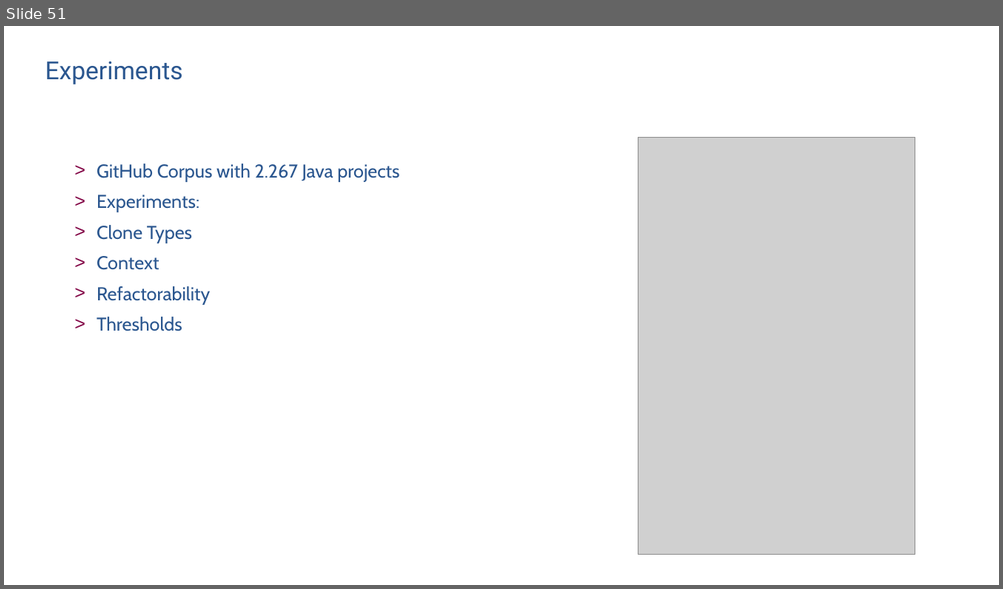
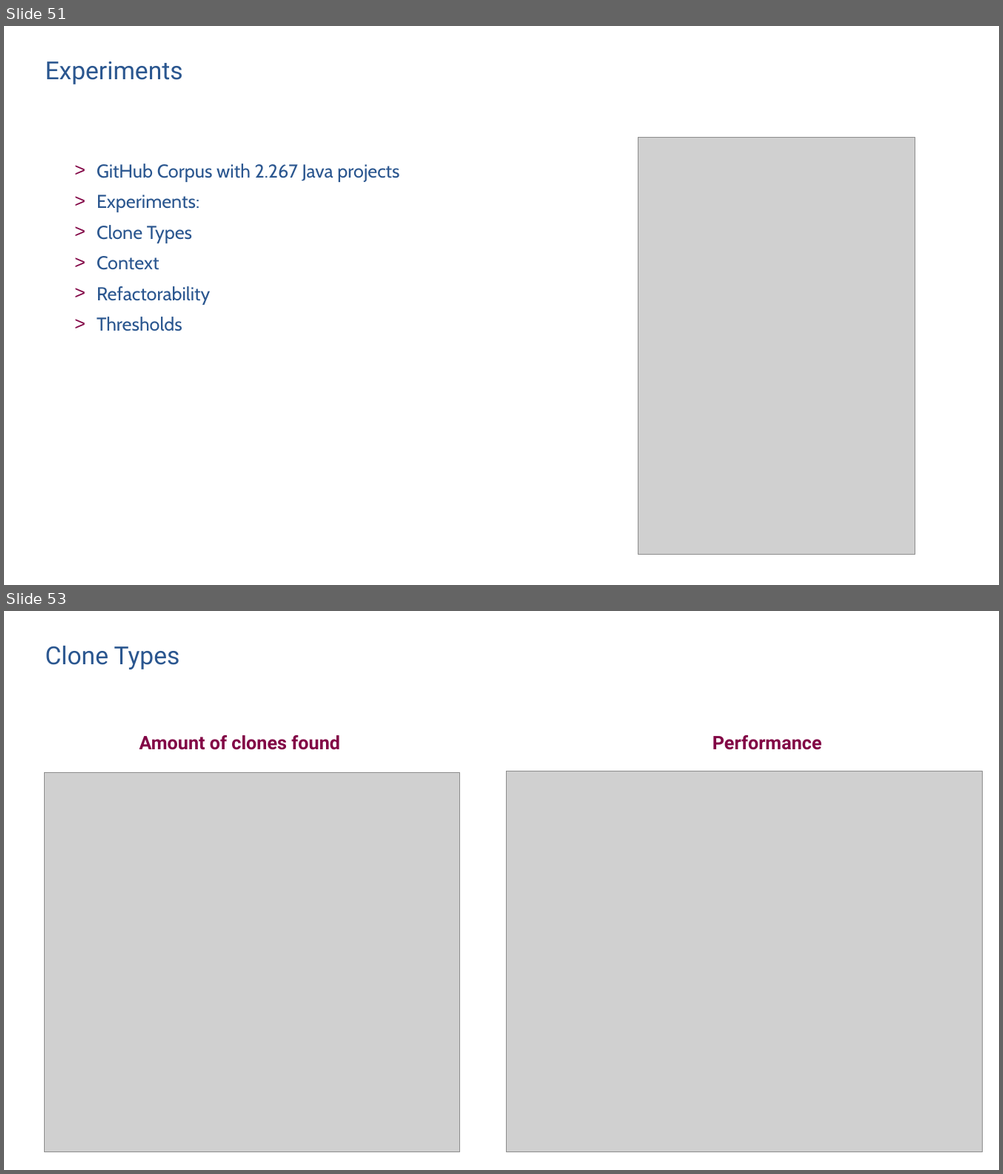
Before and after one commit to SimonBaars/Master-Thesis-Simon-Baars, a slide deck: presentations/FinalPresentation.odp. Shown one above the other, each under a label of ours: slide 51 before the commit, slides 51 and 53 after it; the slides between them are not shown. The pictures are 1003x589 and 1003x1174 pixels, drawn with LibreOffice and Linux fonts; fonts in the diff are those of the drawing; grey boxes stand for pictures. Boxes give left, top, right and bottom in pixels: in the first picture for what was removed or moved away, otherwise in the second. Text is boxed around its words. In the diff, an @@ line names an element or a change of style, - is before the commit and + after.

```diff
--- a/presentations/FinalPresentation.odp
+++ b/presentations/FinalPresentation.odp
@@ slide 53 added at (x1=4, y1=611, x2=999, y2=1170), background #FFFFFF @@
@@ free added at (x1=45, y1=641, x2=891, y2=673), 24 pt, text #2A568F @@
+Clone Types
@@ free added at (x1=131, y1=727, x2=370, y2=758), 18 pt, text #820445, bold @@
+Amount of clones found
@@ free added at (x1=705, y1=727, x2=840, y2=758), 18 pt, text #820445, bold @@
+Performance
@@ picture added at (x1=44, y1=773, x2=459, y2=1153) @@
@@ picture added at (x1=506, y1=771, x2=982, y2=1152) @@
```
Also in this commit, not shown: 4 slides changed, 1 slide removed, 2 other files.
